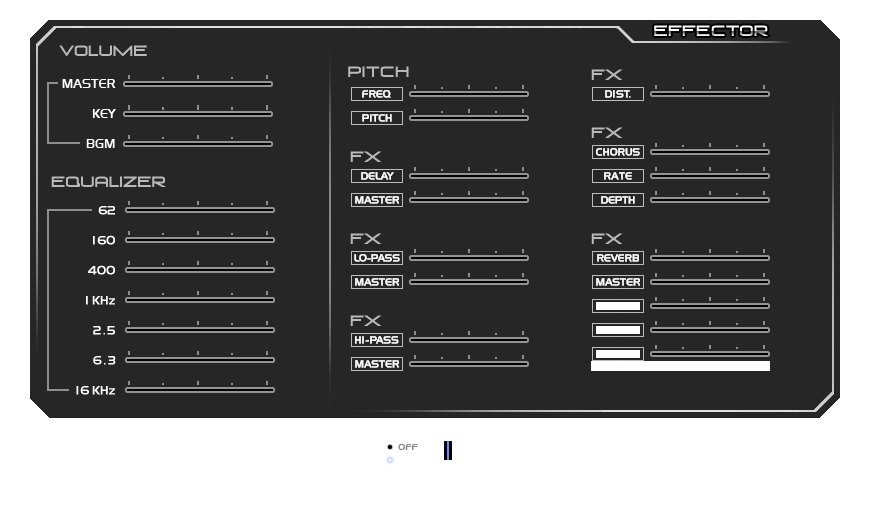
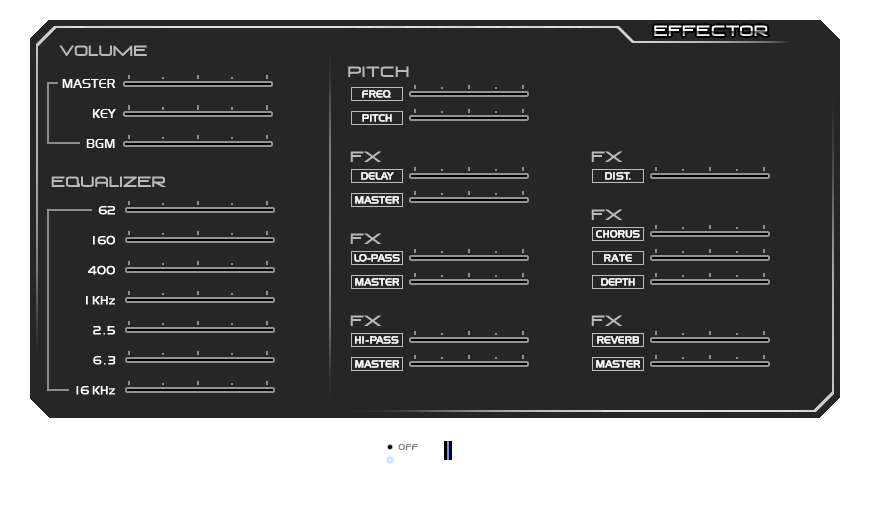
The second 876 × 519 image is a revision of the first. Changes to its layers:
painted on "effector.png" over 591, 69, 770, 371
